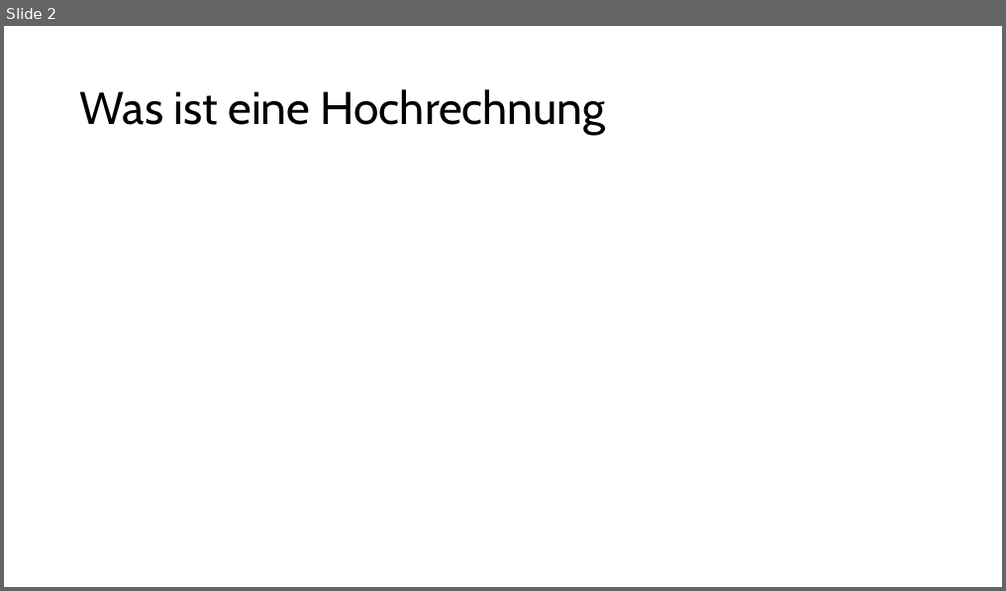
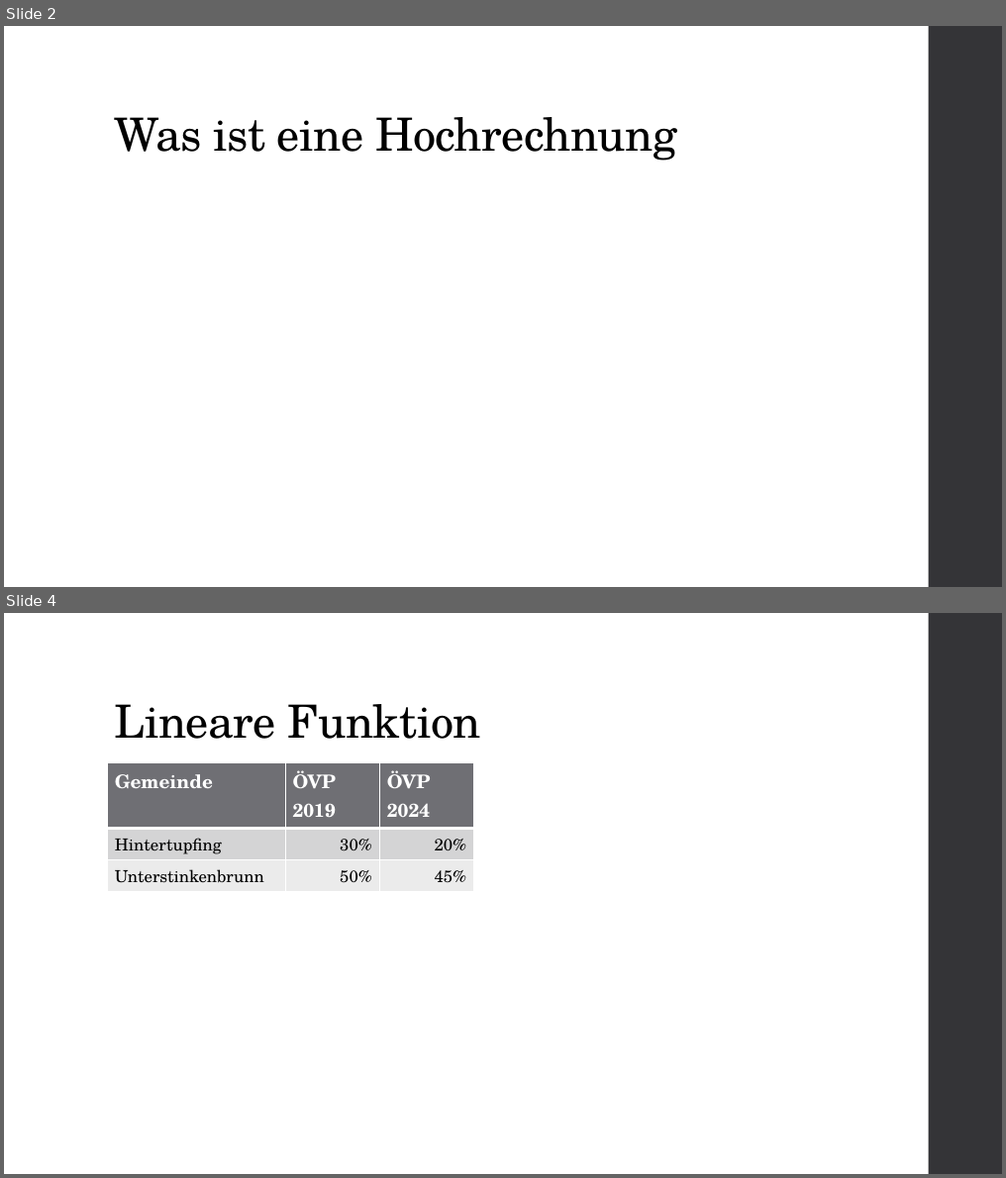
Before and after one commit to ClaraHimmelbauer/hirschwang-hochrechnung, a slide deck: report/presentation.pptx. Shown one above the other, each under a label of ours: slide 2 before the commit, slides 2 and 4 after it; the slides between them are not shown. The pictures are 1006x591 and 1006x1178 pixels, drawn with LibreOffice and Linux fonts; fonts in the diff are those of the drawing. Boxes give left, top, right and bottom in pixels: in the first picture for what was removed or moved away, otherwise in the second. Text is boxed around its words. In the diff, an @@ line names an element or a change of style, - is before the commit and + after.

```diff
--- a/report/presentation.pptx
+++ b/report/presentation.pptx
@@ slide 4 added at (4,613,1002,1174), background #FFFFFF; not listed: 1 template element that a slide beside it also shows @@
@@ title added at (115,704,482,739), 44 pt, text #000000 @@
+Lineare Funktion
@@ table added at (107,762,474,887), 3 rows, 3 columns @@
+Gemeinde | ÖVP 2019 | ÖVP 2024
+Hintertupfing | 30% | 20%
+Unterstinkenbrunn | 50% | 45%
@@ slide 2 changed as well @@
@@ rectangle added at (929,26,1002,587), fill #353537 @@
@@ title "Was ist eine Hochrechnung": place and size @@
-title "Was ist eine Hochrechnung" at (80,89,606,135)
+title "Was ist eine Hochrechnung" at (115,117,677,161)
@@ title "Was ist eine Hochrechnung" at (115,117,677,161): font Cabin to TeX Gyre Schola, letter spacing 0 to -0.5 pt; vertical alignment middle to bottom @@
```
Also in this commit, not shown: 8 other slides changed, 1 other slide added, 1 other file.
